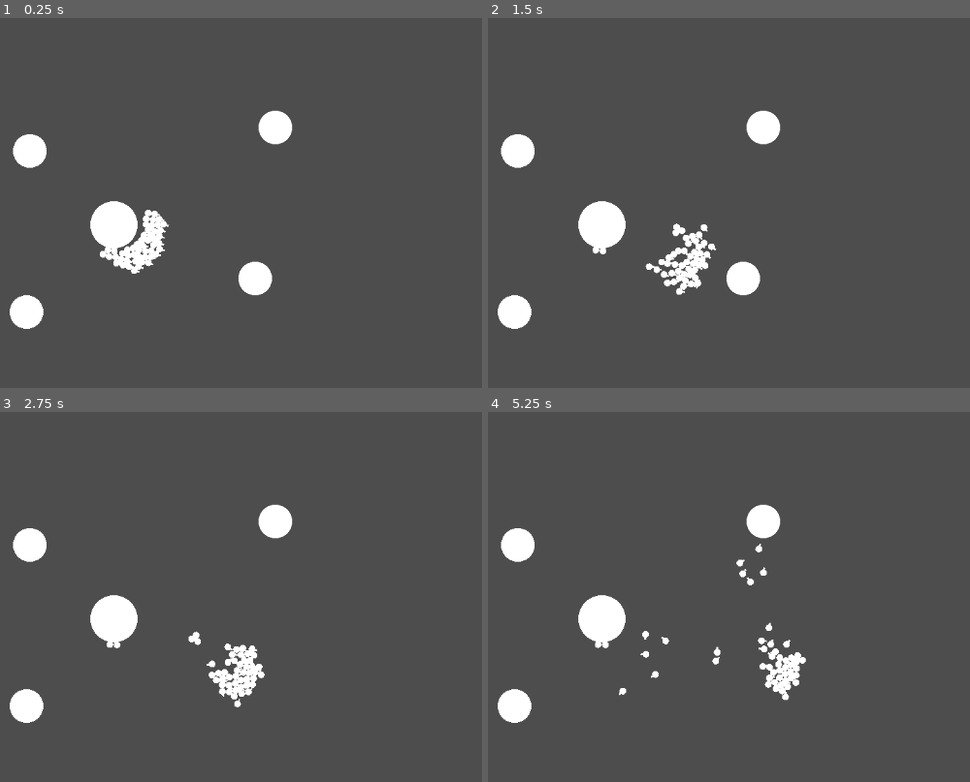
Above: before the commit, frames 1-4 (two rows, left to right).
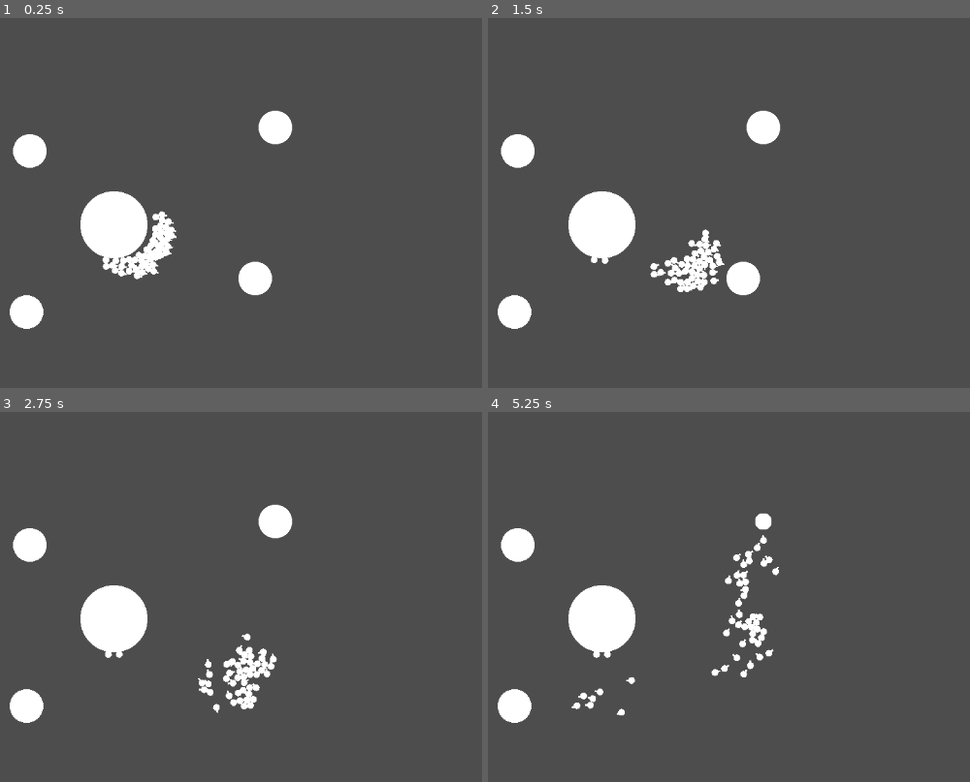
Above: after the commit, the same moments.

Repository: MalCaor/RucheTyr
Game: Godot game, scene res://Scene2d.tscn
The game is run twice, just before and just after one commit, with the same random seed, the same clock (stepped at 60 frames per second) and the same inputs.
Inputs:
- Up to frame 1 (0.25 s): no input
- Up to frame 2 (1.5 s): no input
- Up to frame 3 (2.75 s): no input
- Up to frame 4 (5.25 s): no input

The runs differ from the first frame. In frame 1, 1.6% of the frame differs, in the area x 16-37%, y 46-71%; in frame 2, 2.1%; in frame 3, 2.3%; in frame 4, 3.6%, in the area x 16-66%, y 24-83%.

Commit message:
pb creation gaunt reglé?

Diff:
--- a/Tyr/hormagaunt.gd
+++ b/Tyr/hormagaunt.gd
@@ -110,6 +110,12 @@
 	if body.type == "Ruche" && nbr_current_nour>0:
 		ruche_mere.give_Nour_to_Ruche(nbr_current_nour)
 		nbr_current_nour=0
+		var dx:float = ruche_mere.position.x - position.x
+		var dy:float = ruche_mere.position.y - position.y
+
+		var angle_to_ruche:Vector2 = Vector2(-dx,-dy).normalized()
+		var angle_self:float = self.global_transform.x.angle_to(angle_to_ruche)
+		apply_torque_impulse(angle_self)
 
 
 func _on_enter_vision_collision(body):
--- a/ruche.tscn
+++ b/ruche.tscn
@@ -5,14 +5,15 @@
 [sub_resource type="SphereMesh" id="SphereMesh_cf6i4"]
 
 [sub_resource type="CircleShape2D" id="CircleShape2D_vuhc8"]
-radius = 7.0
 
 [node name="Ruche" type="RigidBody2D"]
+max_contacts_reported = 50
+contact_monitor = true
 freeze = true
 script = ExtResource("1_5gw6e")
 
 [node name="MeshInstance2D" type="MeshInstance2D" parent="."]
-scale = Vector2(14.0045, 14.0045)
+scale = Vector2(20, 20)
 mesh = SubResource("SphereMesh_cf6i4")
 
 [node name="CollisionShape2D" type="CollisionShape2D" parent="."]
